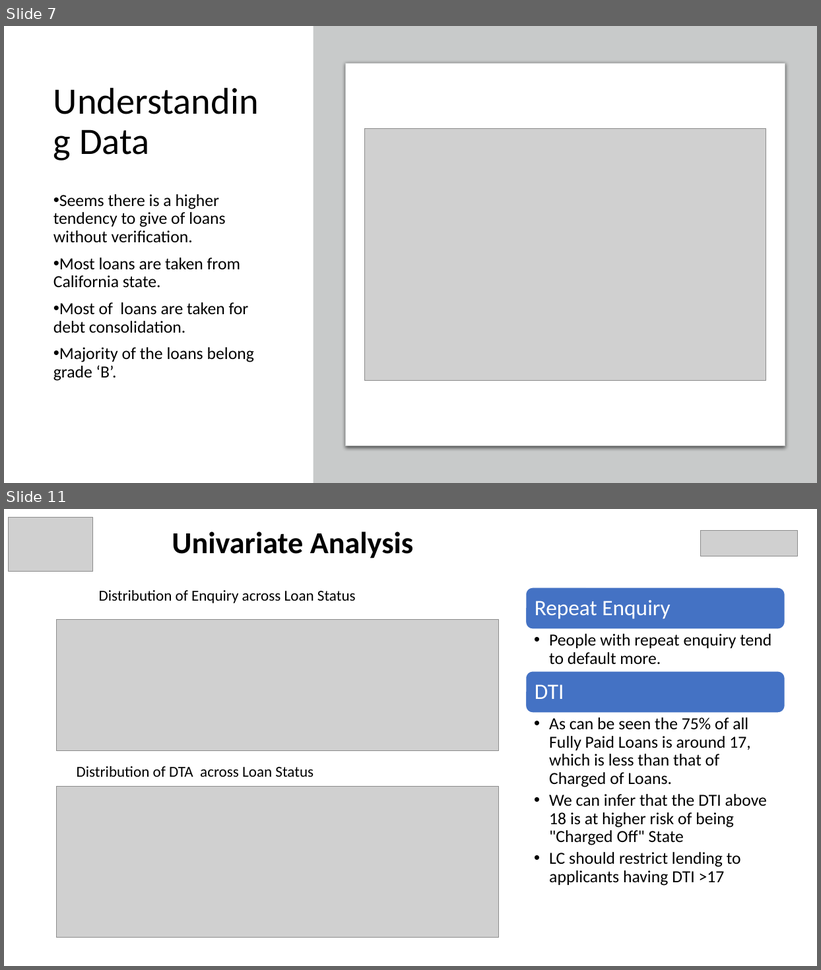
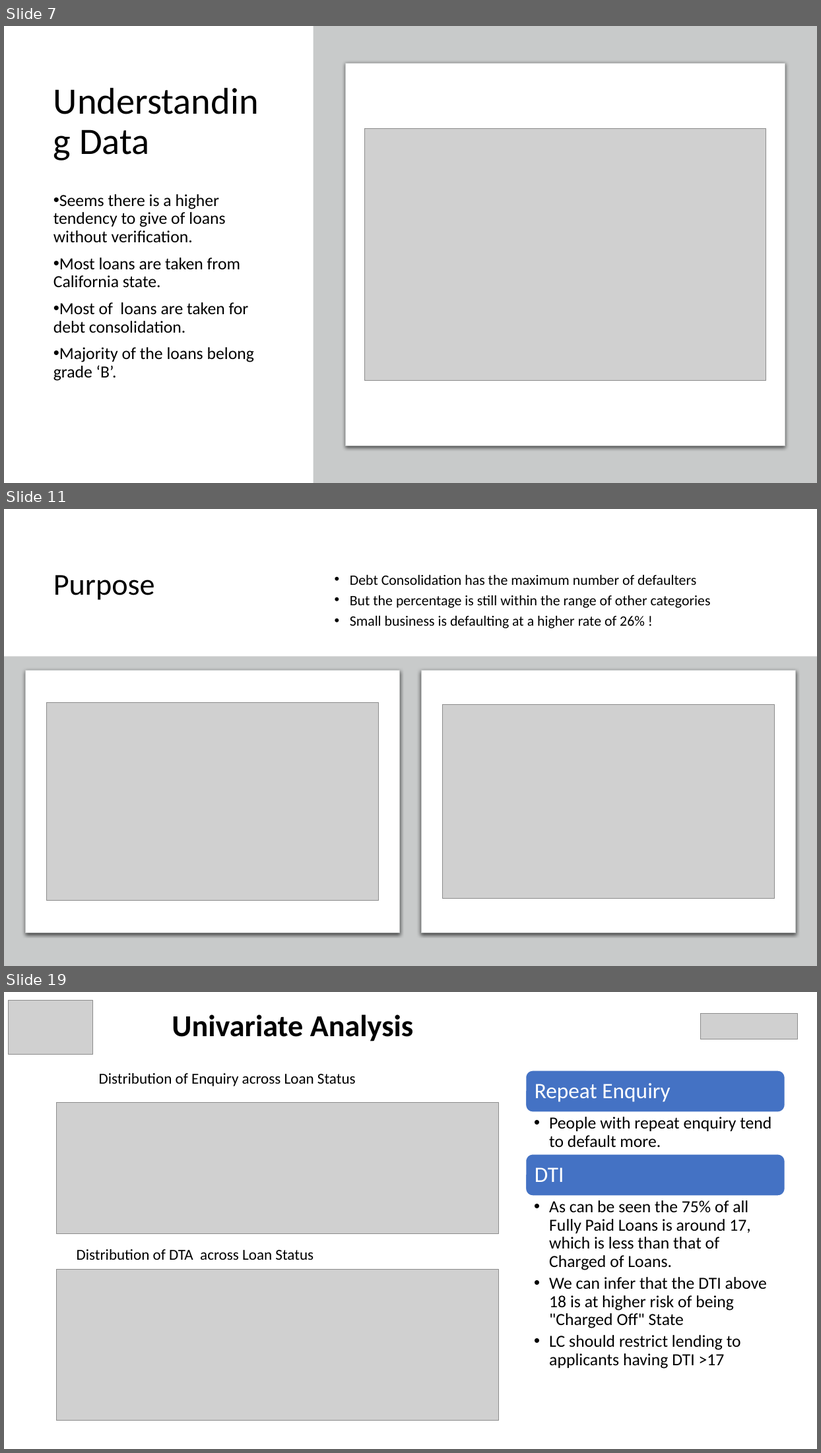
Before and after one commit to rramchan12/Lending-Club-EDA-CaseStudy, a slide deck: LendingClubCaseStudy.pptx. Shown one above the other, each under a label of ours: slides 7 and 11 before the commit, slides 7, 11 and 19 after it; the slides between them are not shown. The pictures are 821x970 and 821x1453 pixels, drawn with LibreOffice and Linux fonts; fonts in the diff are those of the drawing; grey boxes stand for pictures; background and template pictures are left out. Boxes give left, top, right and bottom in pixels: in the first picture for what was removed or moved away, otherwise in the second. Text is boxed around its words. In the diff, an @@ line names an element or a change of style, - is before the commit and + after.

```diff
--- a/LendingClubCaseStudy.pptx
+++ b/LendingClubCaseStudy.pptx
@@ slide 11 added at (x1=4, y1=509, x2=817, y2=966), background #FFFFFF @@
@@ title added at (x1=54, y1=575, x2=155, y2=600), 36 pt, text #000000 @@
+Purpose
@@ text added at (x1=350, y1=575, x2=711, y2=628), 17 pt, text #000000 @@
+• Debt Consolidation has the maximum number of defaulters
+• But the percentage is still within the range of other categories
+• Small business is defaulting at a higher rate of 26% !
@@ rectangle added at (x1=4, y1=657, x2=817, y2=966), fill #C8CACA @@
@@ rounded rectangle added at (x1=25, y1=671, x2=400, y2=933), fill #FFFFFF, outline #C8CACA 0.75 pt @@
@@ rounded rectangle added at (x1=421, y1=671, x2=796, y2=933), fill #FFFFFF, outline #C8CACA 0.75 pt @@
@@ picture added at (x1=47, y1=702, x2=378, y2=900) @@
@@ picture added at (x1=443, y1=705, x2=774, y2=899) @@
@@ what was slide 11 is now slide 19 @@
```
Also in this commit, not shown: 5 slides changed, 7 other slides added, 1 other file.
